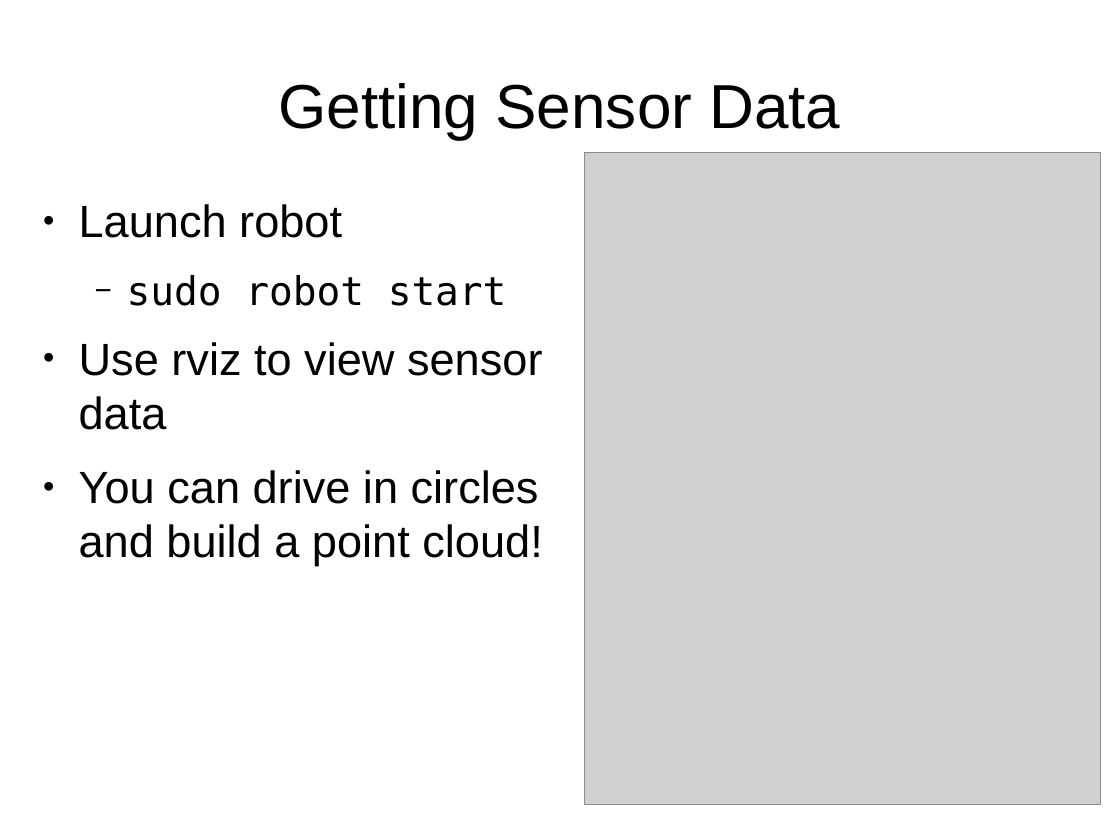
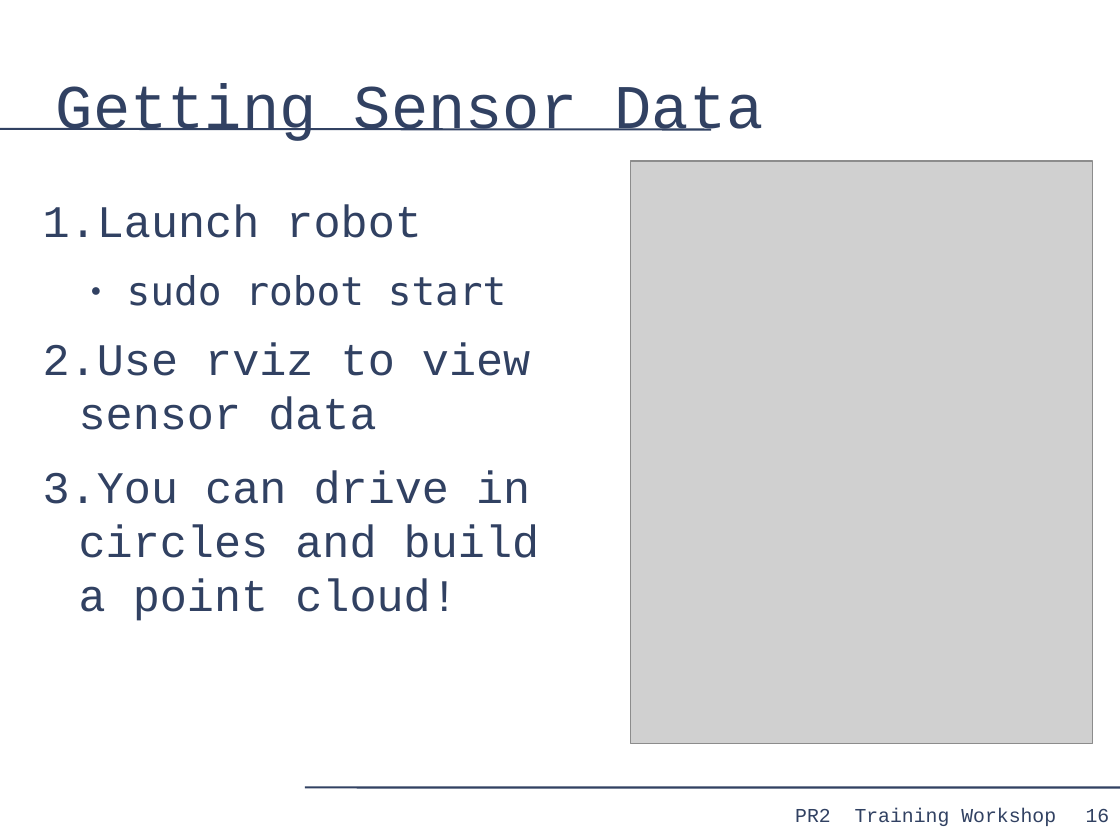
Before and after one commit to PR2/pr2_docs, a slide deck: slide 16 of pr2_training_workshop/modifying_pr2/adding_sensor.odp. Drawn at 1120x840 pixels with LibreOffice and Linux fonts; fonts in the diff are those of the drawing; grey boxes stand for pictures. Boxes give left, top, right and bottom in pixels: in the first picture for what was removed or moved away, otherwise in the second. Text is boxed around its words. In the diff, an @@ line names an element or a change of style, - is before the commit and + after.

```diff
--- a/pr2_training_workshop/modifying_pr2/adding_sensor.odp
+++ b/pr2_training_workshop/modifying_pr2/adding_sensor.odp
@@ title "Getting Sensor Data" at [56,84,764,141]: font Arial to Courier New, text colour #000000 to #314162; alignment centre to left @@
@@ line added from (0, 129) to (711, 129), #314162 1.45 pt @@
@@ picture: place and size @@
-picture at [584,152,1101,804]
+picture at [631,162,1093,744]
@@ text "Launch robot" at [43,205,539,621]: font Arial to Courier New in "Launch robot", "Use rviz to view sensor data", "You can drive in circles and build ..."; text colour #000000 to #314162; bullet ● to 1.; bullet colour #000000 to #314162; bullet − to ● @@
@@ line added from (305, 788) to (1120, 788), #314162 1.45 pt @@
@@ text added at [795,808,1056,826], 14 pt, text #314162 @@
+PR2 Training Workshop
@@ page number added at [1086,809,1110,822], 14 pt, text #314162 @@
+16
```
Also in this commit, not shown: 17 other slides changed.
